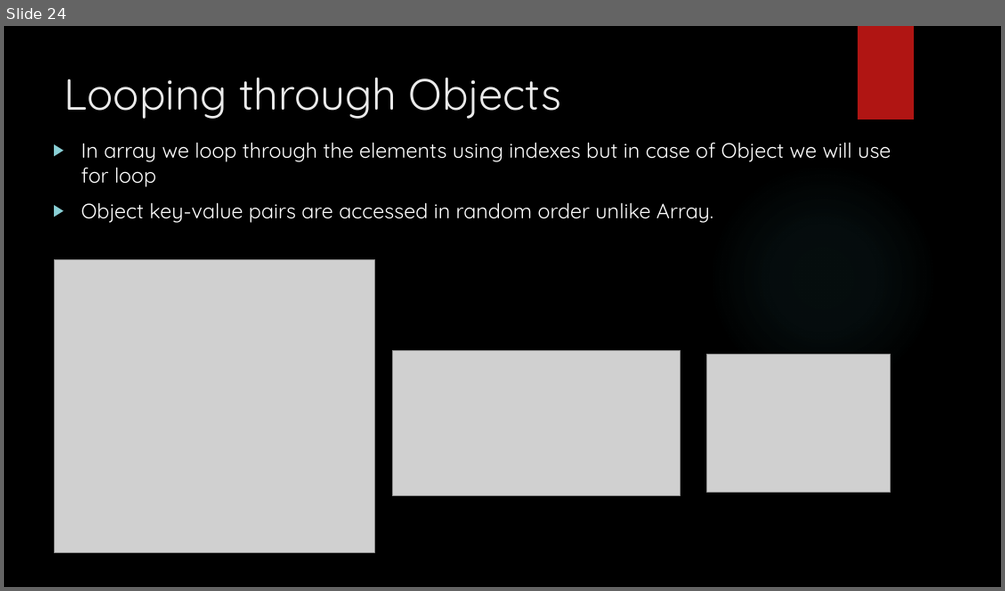
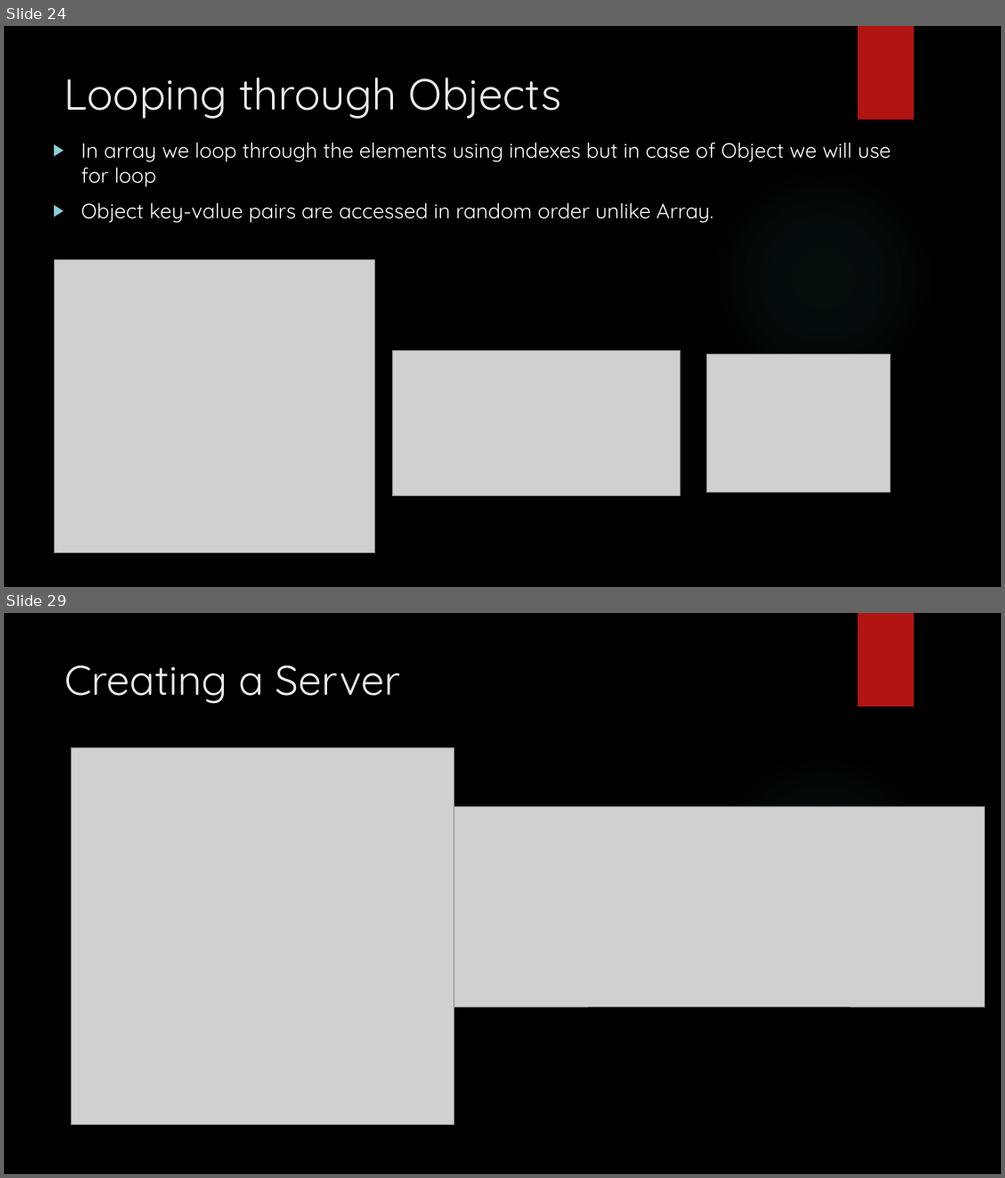
Before and after one commit to git-chinmay/my-JavaScript, a slide deck: JAVASCRPT.pptx. Shown one above the other, each under a label of ours: slide 24 before the commit, slides 24 and 29 after it; the slides between them are not shown. The pictures are 1005x591 and 1005x1178 pixels, drawn with LibreOffice and Linux fonts; fonts in the diff are those of the drawing; grey boxes stand for pictures; background and template pictures are left out. Boxes give left, top, right and bottom in pixels: in the first picture for what was removed or moved away, otherwise in the second. Text is boxed around its words. In the diff, an @@ line names an element or a change of style, - is before the commit and + after.

```diff
--- a/JAVASCRPT.pptx
+++ b/JAVASCRPT.pptx
@@ slide 29 added at (x1=4, y1=613, x2=1001, y2=1174), background picture (left out); not listed: 2 template elements that a slide beside it also shows @@
@@ title added at (x1=65, y1=666, x2=400, y2=704), 40 pt, text #EBEBEB @@
+Creating a Server
@@ picture added at (x1=72, y1=747, x2=454, y2=1125) @@
@@ picture added at (x1=453, y1=807, x2=984, y2=1007) @@
```
Also in this commit, not shown: 5 other slides added.
